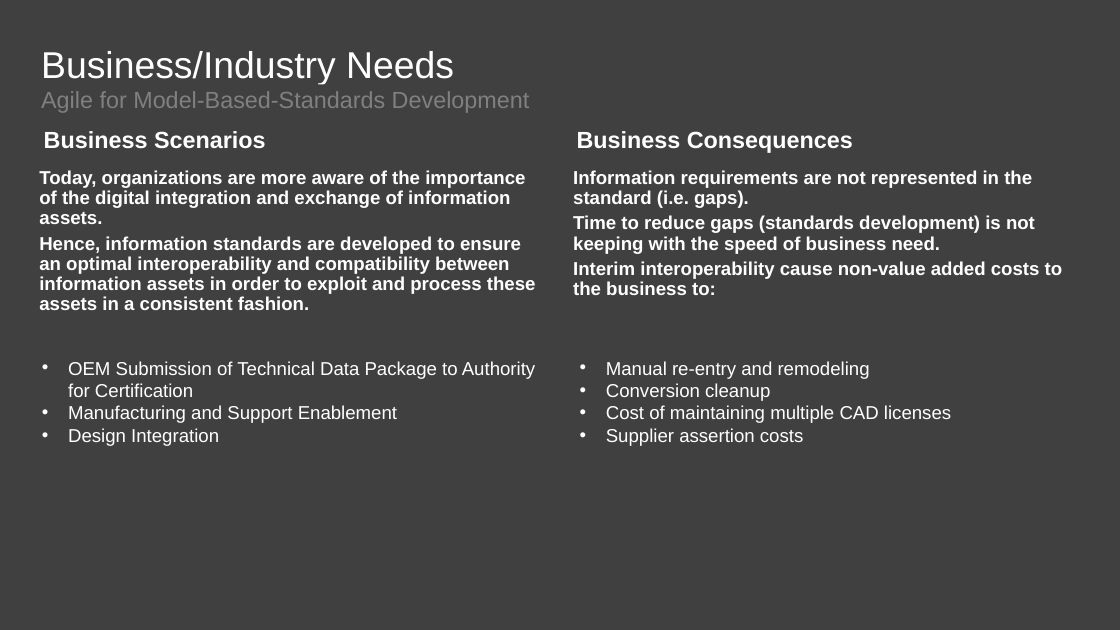
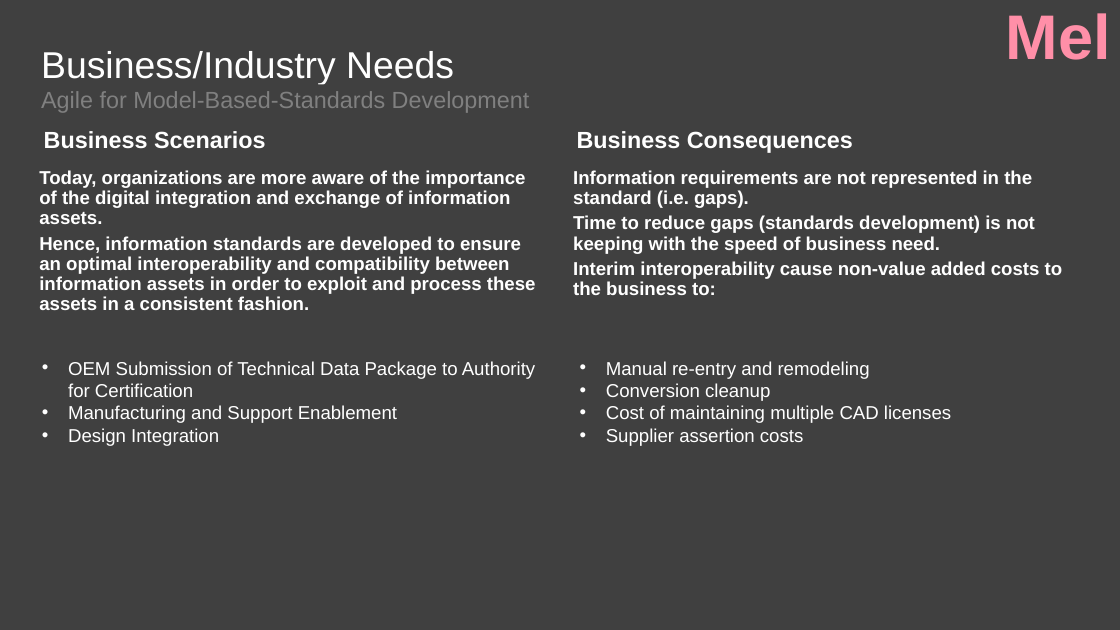
Before and after one commit to agile4mbsd/papers, a slide deck: slide 3 of 01 - Agile for Model-Based Standards Development/D - Presentations/PDES.Presentation.pptx. Drawn at 1120x630 pixels with LibreOffice and Linux fonts; fonts in the diff are those of the drawing; background and template pictures are left out. Boxes give left, top, right and bottom in pixels: in the first picture for what was removed or moved away, otherwise in the second. Text is boxed around its words. In the diff, an @@ line names an element or a change of style, - is before the commit and + after.

```diff
--- a/01 - Agile for Model-Based Standards Development/D - Presentations/PDES.Presentation.pptx
+++ b/01 - Agile for Model-Based Standards Development/D - Presentations/PDES.Presentation.pptx
@@ text added at (1006,13,1111,60), 54 pt, text #FF8FA8, bold @@
+Mel
```
Also in this commit, not shown: 4 other slides changed.
